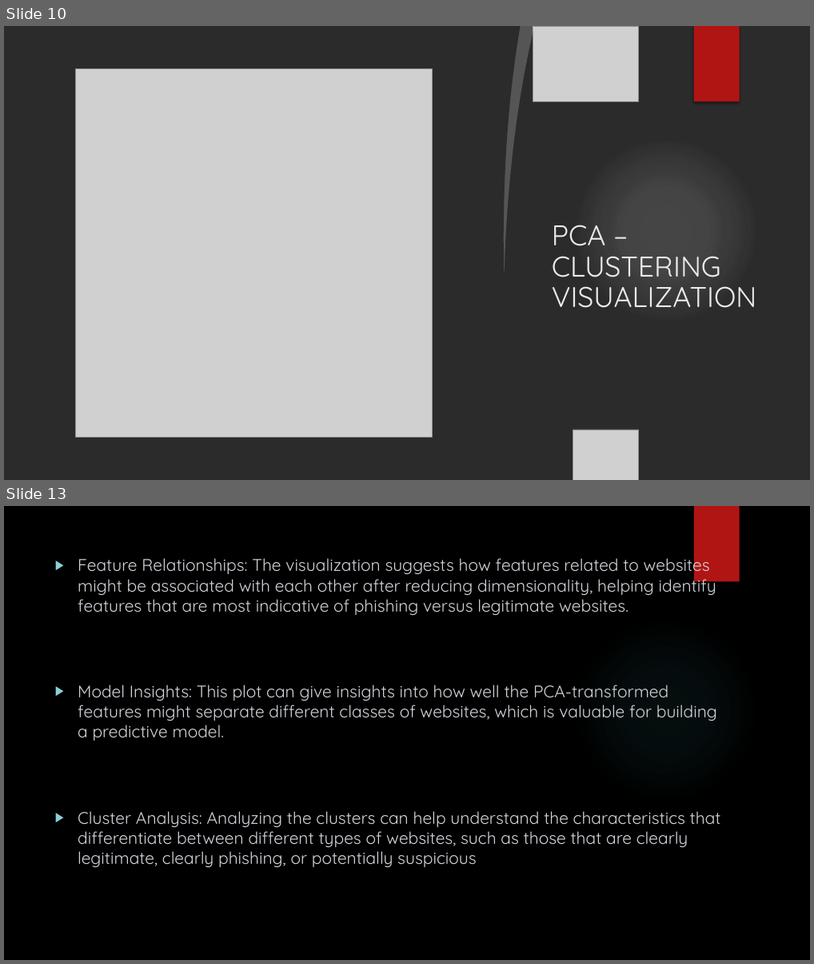
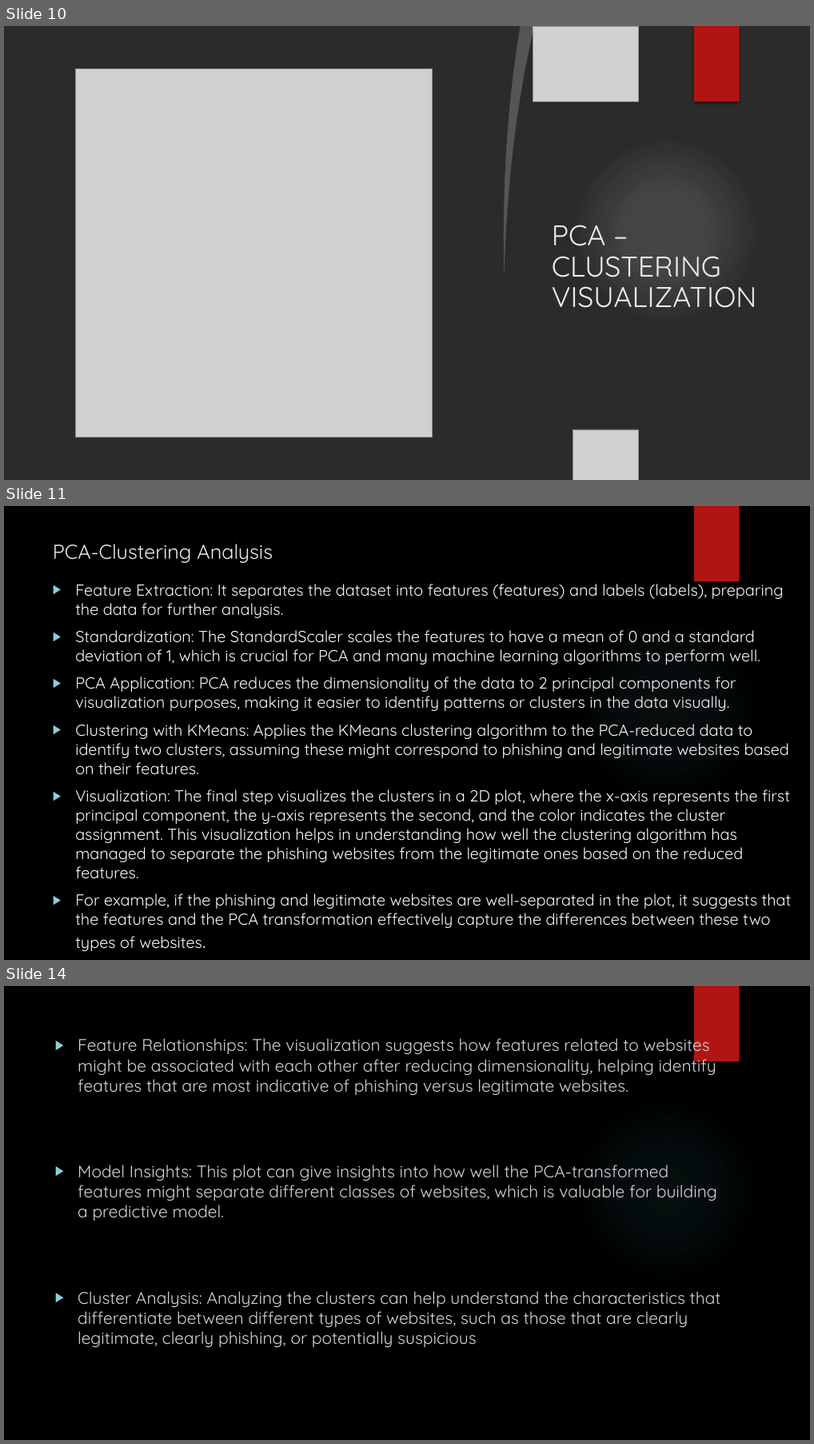
Before and after one commit to mpriyankapatil/ISU-Software_Project_2024, a slide deck: Week 4&5 Presentation.pptx. Shown one above the other, each under a label of ours: slides 10 and 13 before the commit, slides 10, 11 and 14 after it; the slides between them are not shown. The pictures are 814x964 and 814x1444 pixels, drawn with LibreOffice and Linux fonts; fonts in the diff are those of the drawing; grey boxes stand for pictures; background and template pictures are left out; a plain dark background stands for a picture behind light text. Boxes give left, top, right and bottom in pixels: in the first picture for what was removed or moved away, otherwise in the second. Text is boxed around its words. In the diff, an @@ line names an element or a change of style, - is before the commit and + after.

```diff
--- a/Week 4&5 Presentation.pptx
+++ b/Week 4&5 Presentation.pptx
@@ slide 11 added at [4,506,810,960], background picture (left out); not listed: 2 template elements that a slide beside it also shows @@
@@ title added at [53,544,273,563], 24 pt, text #EBEBEB @@
+PCA-Clustering Analysis
@@ text added at [75,580,792,951], 19 pt, text #F9F9F9 @@
+▶ Feature Extraction: It separates the dataset into features (features) and labels (labels), preparing the data for further analysis.
+▶ Standardization: The StandardScaler scales the features to have a mean of 0 and a standard deviation of 1, which is crucial for PCA and many machine learning algorithms to perform well.
+▶ PCA Application: PCA reduces the dimensionality of the data to 2 principal components for visualization purposes, making it easier to identify patterns or clusters in the data visually.
+▶ Clustering with KMeans: Applies the KMeans clustering algorithm to the PCA-reduced data to identify two clusters, assuming these might correspond to phishing and legitimate websites based on their features.
+▶ Visualization: The final step visualizes the clusters in a 2D plot, where the x-axis represents the first principal component, the y-axis represents the second, and the color indicates the cluster assignment. This visualization helps in understanding how well the clustering algorithm has managed to separate the phishing websites from the legitimate ones based on the reduced features.
+▶ For example, if the phishing and legitimate websites are well-separated in the plot, it suggests that the features and the PCA transformation effectively capture the differences between these two types of websites.
@@ what was slide 13 is now slide 14 @@
```
Also in this commit, not shown: 3 slides changed, 9 other slides added.
